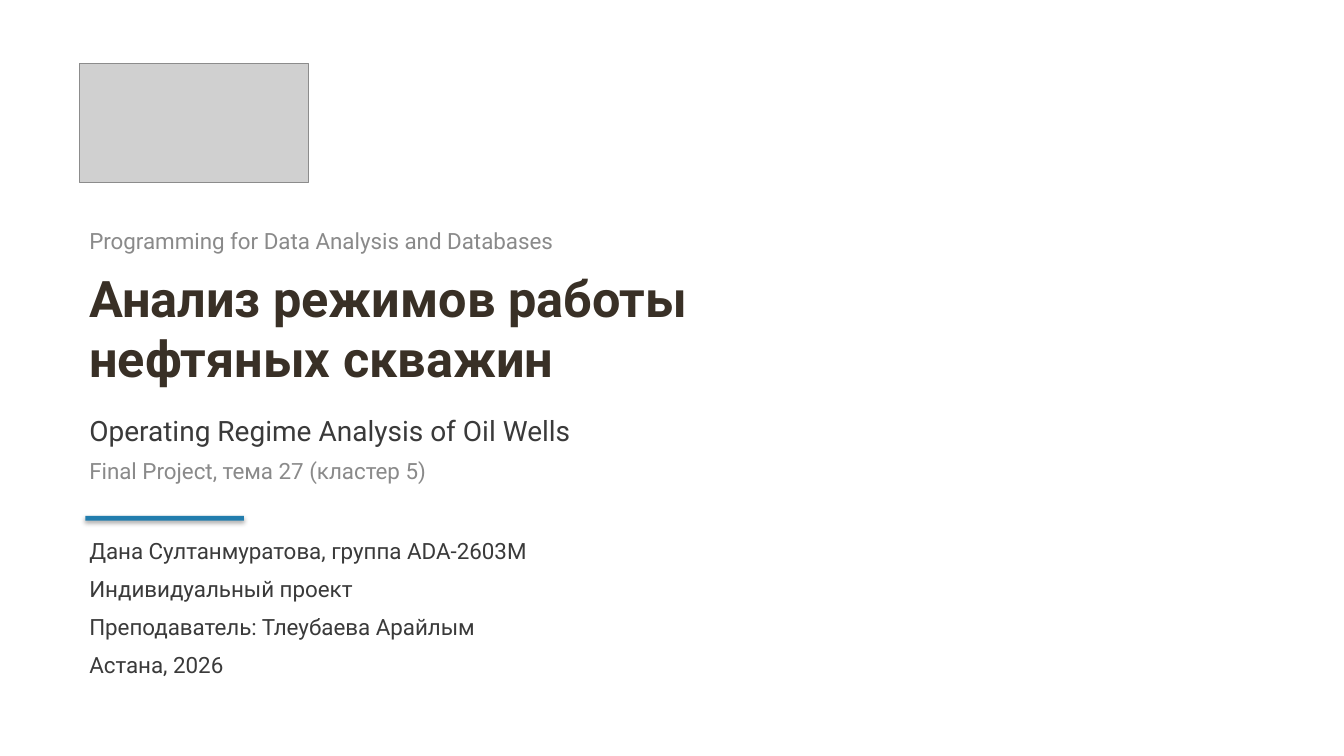
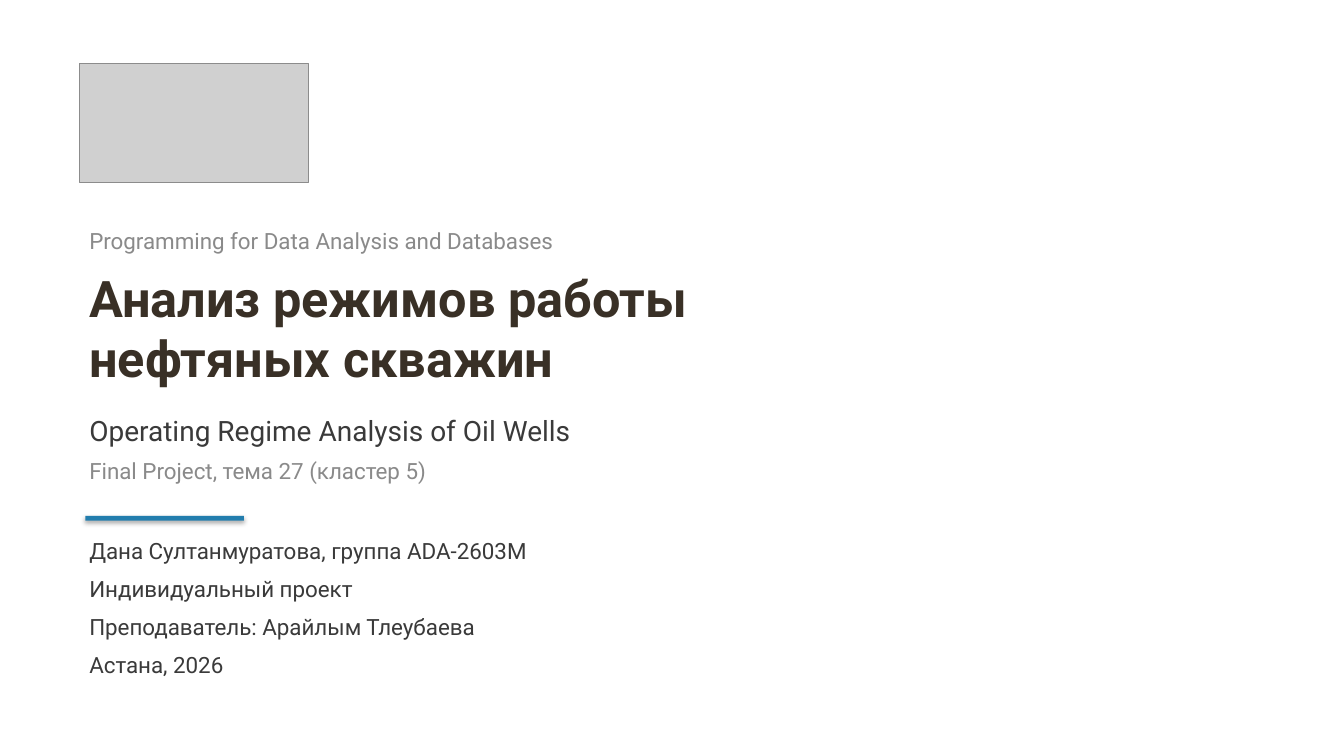
Before and after one commit to dsultless/oil_well_regimes, a slide deck: slide 1 of reports/Final_Project_Presentation_Sultanmuratova.pptx. Drawn at 1344x756 pixels with LibreOffice and Linux fonts; fonts in the diff are those of the drawing; grey boxes stand for pictures. Boxes give left, top, right and bottom in pixels: in the first picture for what was removed or moved away, otherwise in the second. Text is boxed around its words. In the diff, an @@ line names an element or a change of style, - is before the commit and + after.

```diff
--- a/reports/Final_Project_Presentation_Sultanmuratova.pptx
+++ b/reports/Final_Project_Presentation_Sultanmuratova.pptx
@@ text at (x1=89, y1=618, x2=474, y2=640): text changed @@
-Преподаватель: Тлеубаева Арайлым
+Преподаватель: Арайлым Тлеубаева
```
Also in this commit, not shown: 4 other files.
